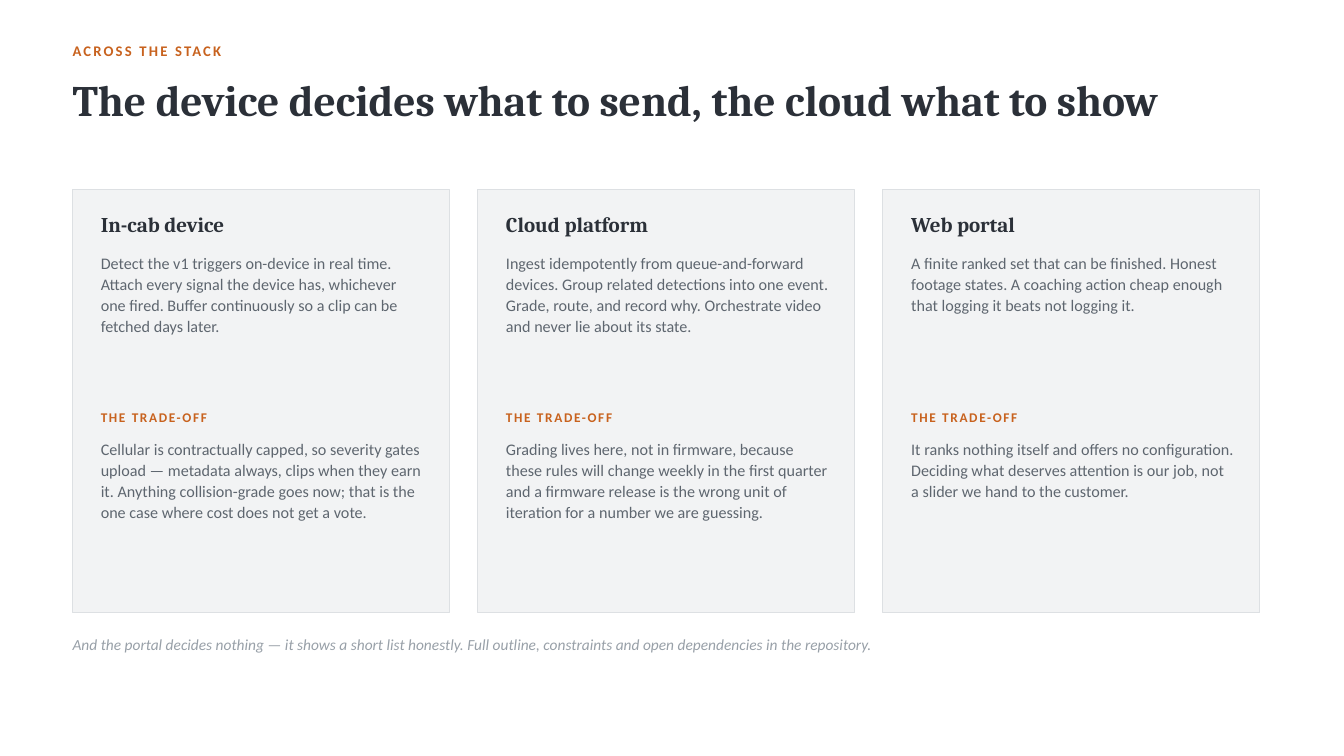
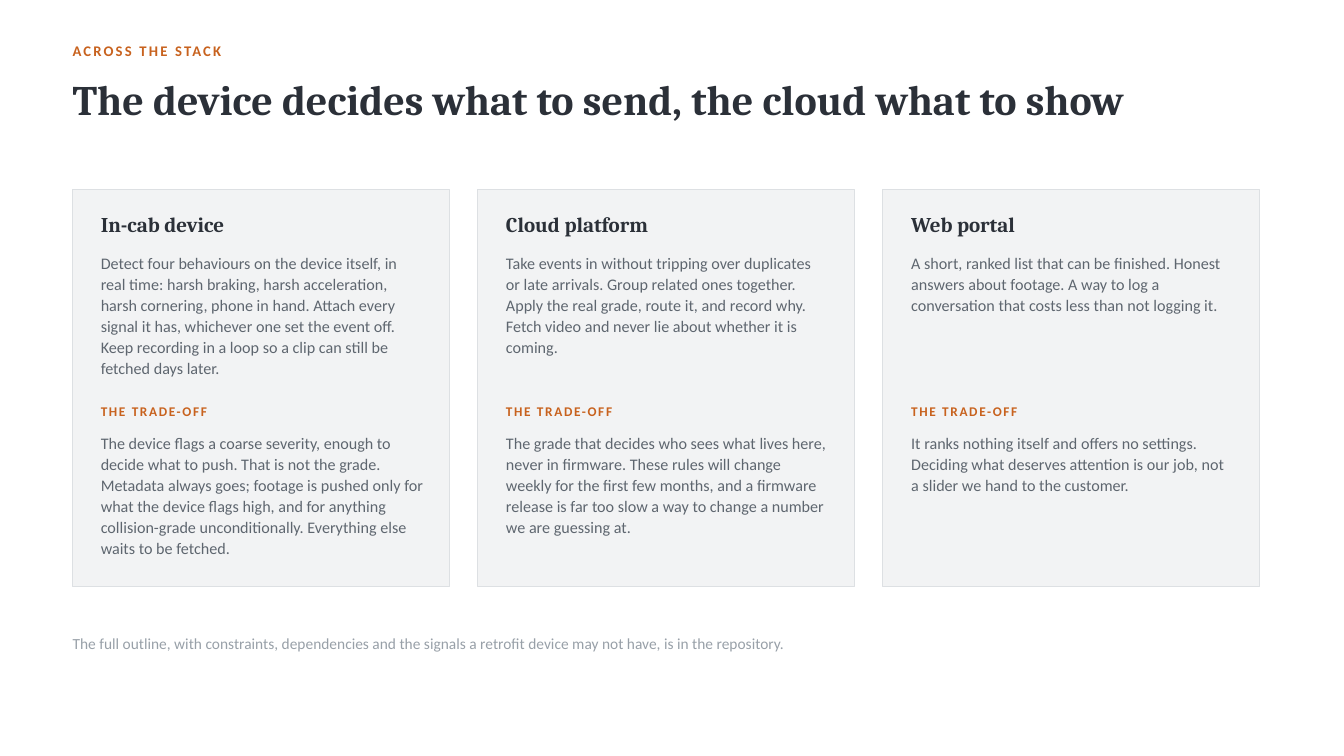
Before and after one commit to dannydaley76/cameramatics-product-brain, a slide deck: slide 6 of Claude outputs/cameramatics-danny-daley.pptx (slide 10 before the commit). Drawn at 1344x756 pixels with LibreOffice and Linux fonts; fonts in the diff are those of the drawing. Boxes give left, top, right and bottom in pixels: in the first picture for what was removed or moved away, otherwise in the second. Text is boxed around its words. In the diff, an @@ line names an element or a change of style, - is before the commit and + after.

```diff
--- a/Claude outputs/cameramatics-danny-daley.pptx
+++ b/Claude outputs/cameramatics-danny-daley.pptx
@@ text "The device decides what to ..." at box(73, 85, 1124, 121): size 31 to 30 pt; line spacing 36pt to 35pt @@
@@ rectangle: place and size @@
-rectangle at box(73, 190, 450, 613)
+rectangle at box(73, 190, 450, 587)
@@ rectangle: place and size @@
-rectangle at box(478, 190, 855, 613)
+rectangle at box(478, 190, 855, 587)
@@ rectangle: place and size @@
-rectangle at box(883, 190, 1260, 613)
+rectangle at box(883, 190, 1260, 587)
@@ text at box(101, 258, 397, 377): text changed @@
-Detect the v1 triggers on-device in real time. Attach every signal the device has, whichever one fired. Buffer continuously so a clip can be fetched days later.
+Detect four behaviours on the device itself, in real time: harsh braking, harsh acceleration, harsh cornering, phone in hand. Attach every signal it has, whichever one set the event off. Keep recording in a loop so a clip can still be fetched days later.
@@ text at box(506, 258, 811, 356): text changed @@
-Ingest idempotently from queue-and-forward devices. Group related detections into one event. Grade, route, and record why. Orchestrate video and never lie about its state.
+Take events in without tripping over duplicates or late arrivals. Group related ones together. Apply the real grade, route it, and record why. Fetch video and never lie about whether it is coming.
@@ text at box(911, 258, 1221, 314): text changed @@
-A finite ranked set that can be finished. Honest footage states. A coaching action cheap enough that logging it beats not logging it.
+A short, ranked list that can be finished. Honest answers about footage. A way to log a conversation that costs less than not logging it.
@@ 3 texts: place and size @@
-3 texts at box(101, 413, 1017, 422)
+3 texts at box(101, 407, 1017, 416)
@@ text at box(101, 438, 423, 554): text changed @@
-Cellular is contractually capped, so severity gates upload — metadata always, clips when they earn it. Anything collision-grade goes now; that is the one case where cost does not get a vote.
+The device flags a coarse severity, enough to decide what to push. That is not the grade. Metadata always goes; footage is pushed only for what the device flags high, and for anything collision-grade unconditionally. Everything else waits to be fetched.
@@ text at box(506, 438, 826, 536): text changed @@
-Grading lives here, not in firmware, because these rules will change weekly in the first quarter and a firmware release is the wrong unit of iteration for a number we are guessing.
+The grade that decides who sees what lives here, never in firmware. These rules will change weekly for the first few months, and a firmware release is far too slow a way to change a number we are guessing at.
@@ text at box(911, 438, 1224, 491): text changed @@
-It ranks nothing itself and offers no configuration. Deciding what deserves attention is our job, not a slider we hand to the customer.
+It ranks nothing itself and offers no settings. Deciding what deserves attention is our job, not a slider we hand to the customer.
@@ text at box(73, 638, 784, 652): text changed; italic off @@
-And the portal decides nothing — it shows a short list honestly. Full outline, constraints and open dependencies in the repository.
+The full outline, with constraints, dependencies and the signals a retrofit device may not have, is in the repository.
```
Also in this commit, not shown: 14 other slides changed, 5 slides added, 6 slides removed, 1 other file.
